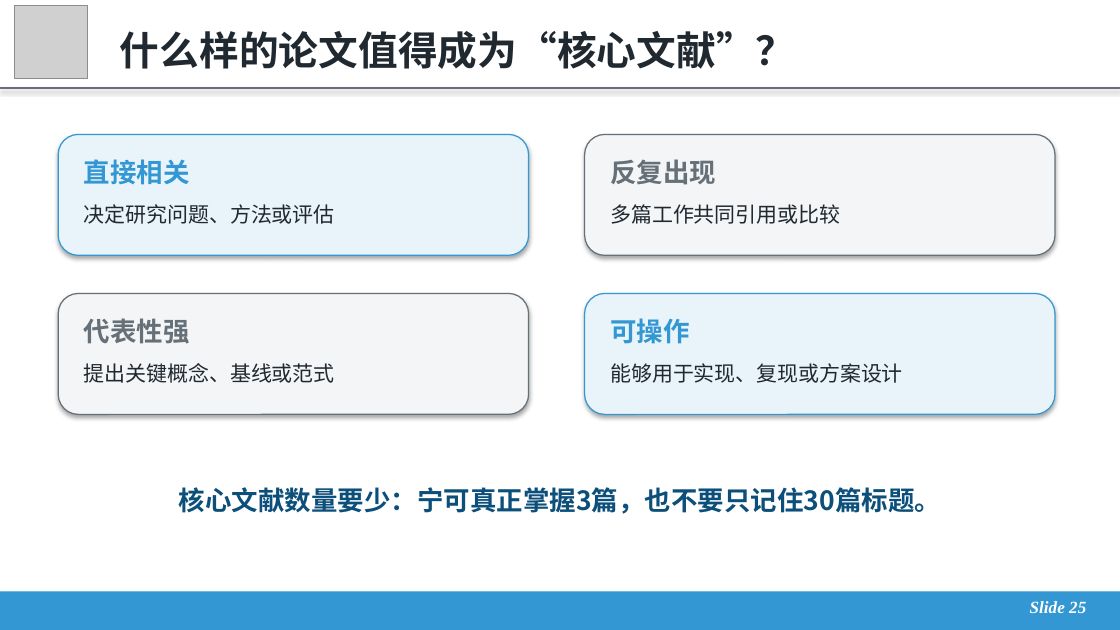
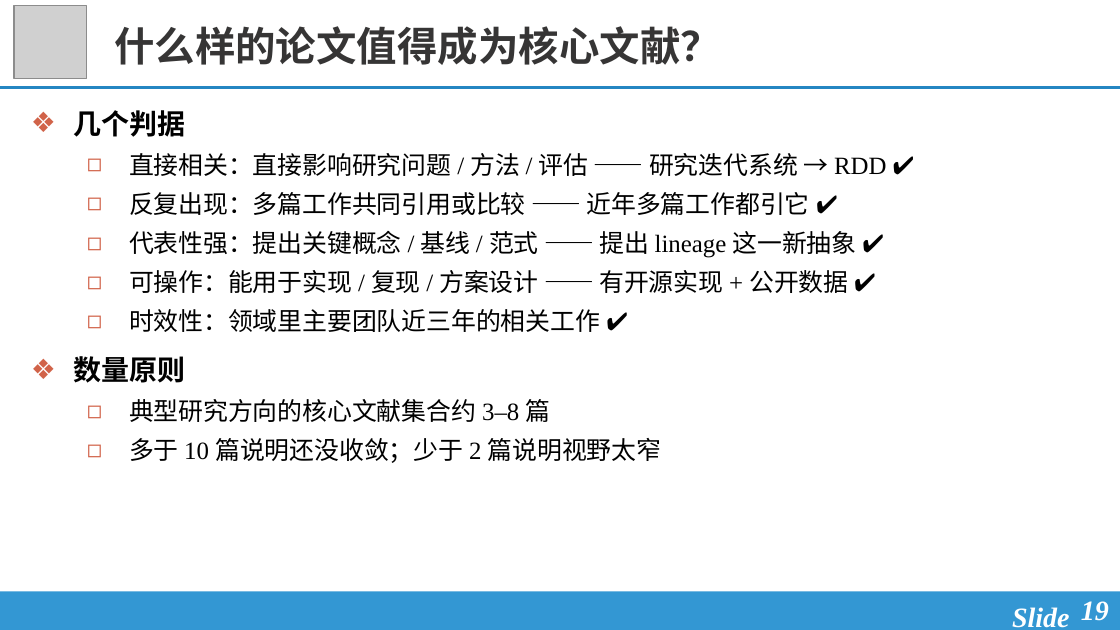
Before and after one commit to xxzhang99/research-training-course, a slide deck: slide 19 of docs/assets/files/lecture-02/slides.pptx (slide 25 before the commit). Drawn at 1120x630 pixels with LibreOffice and Linux fonts; fonts in the diff are those of the drawing; grey boxes stand for pictures. Boxes give left, top, right and bottom in pixels: in the first picture for what was removed or moved away, otherwise in the second. Text is boxed around its words. In the diff, an @@ line names an element or a change of style, - is before the commit and + after.

```diff
--- a/docs/assets/files/lecture-02/slides.pptx
+++ b/docs/assets/files/lecture-02/slides.pptx
@@ title at (114, 26, 721, 65): text changed; size 25.5 to 26 pt; text colour #202830 to #363535 @@
-什么样的论文值得成为“核心文献”？
+什么样的论文值得成为核心文献？
@@ title "什么样的论文值得成为核心文献？" at (114, 26, 721, 65): vertical alignment middle to top @@
@@ rectangle removed at (0, 87, 1120, 88) @@
@@ line added from (0, 87) to (1120, 87), #2486C2 1.75 pt @@
@@ text added at (73, 110, 886, 463), 16 pt, text #000000 @@
+❖ 几个判据
+  ◻ 直接相关：直接影响研究问题 / 方法 / 评估 —— 研究迭代系统 → RDD ✔
+  ◻ 反复出现：多篇工作共同引用或比较 —— 近年多篇工作都引它 ✔
+  ◻ 代表性强：提出关键概念 / 基线 / 范式 —— 提出 lineage 这一新抽象 ✔
+  ◻ 可操作：能用于实现 / 复现 / 方案设计 —— 有开源实现 + 公开数据 ✔
+  ◻ 时效性：领域里主要团队近三年的相关工作 ✔
+❖ 数量原则
+  ◻ 典型研究方向的核心文献集合约 3–8 篇
+  ◻ 多于 10 篇说明还没收敛；少于 2 篇说明视野太窄
@@ rounded rectangle removed at (58, 134, 529, 255) @@
@@ rounded rectangle removed at (585, 134, 1055, 255) @@
@@ text removed at (84, 159, 190, 185) @@
-直接相关
@@ text removed at (610, 159, 716, 185) @@
-反复出现
@@ text removed at (84, 204, 335, 224) @@
-决定研究问题、方法或评估
@@ text removed at (610, 204, 840, 224) @@
-多篇工作共同引用或比较
@@ rounded rectangle removed at (58, 293, 529, 414) @@
@@ rounded rectangle removed at (585, 293, 1055, 414) @@
@@ text removed at (84, 318, 190, 344) @@
-代表性强
@@ text removed at (610, 318, 689, 344) @@
-可操作
@@ text removed at (84, 363, 335, 383) @@
-提出关键概念、基线或范式
@@ text removed at (610, 363, 903, 383) @@
-能够用于实现、复现或方案设计
@@ text removed at (179, 487, 941, 514) @@
-核心文献数量要少：宁可真正掌握3篇，也不要只记住30篇标题。
@@ rectangle at (0, 591, 1120, 630): shadow off @@
@@ text "Slide" at (1012, 607, 1069, 628): vertical alignment middle to top @@
@@ text at (1012, 607, 1069, 628): text changed; size 11 to 18 pt @@
-Slide 25
+Slide
@@ page number added at (1081, 601, 1109, 621), 18 pt, text #FFFFFF, bold, italic @@
+19
```
Also in this commit, not shown: 4 other slides changed, 23 slides added, 35 slides removed, 14 other files.
